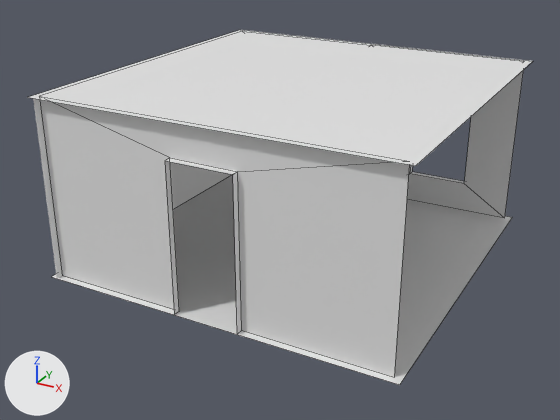
The FBX model Assets/Models/RoomGrayboxes/roomGrayboxesv1.1.fbx, before and after one commit.
The view is the same before and after, from a 50 mm lens placed at (4.69, -9.15, 5.06), pointed at (-0.14, -0.36, 0.67). The lights are fixed; the arrows at lower left show +X, +Y and +Z. Mesh edges are drawn as thin lines on the coarser meshes.

Names of what the first picture shows: 'Ceiling', 'Corner', 'Floor', 'Wall', 'WallDoor', 'WallWindows'.
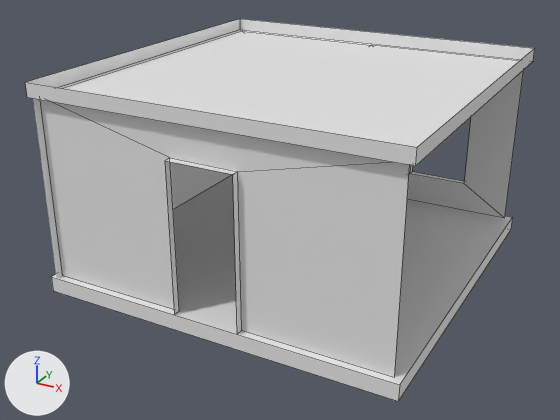
What changed in the scene script:
```text
Change me_plane_002:
    where me_plane_002.from_pydata(...)  # 4 vertices, 1 face; spans x -2.5..2.5, y -2.5..2.5, z 2.5
    used by ob_ceiling; location = (0.0, 0.0, 0.0)
    verts and faces of me_plane_002; kept vertices keep their numbers, new ones are numbered from 4
    before: 0 (-2.5, 2.5, 2.5) at pixel (240, 29), 1 (-2.5, -2.5, 2.5) at pixel (27, 97), 2 (2.5, 2.5, 2.5) at pixel (533, 61), 3 (2.5, -2.5, 2.5) at pixel (415, 165)
    me_plane_002 part 1
    add for new, old in zip([*range(4, 8)], [*range(0, 4)]): verts[new] = verts[old] + (0.0, 0.0, 0.19)
    add faces += [(0, 4, 6, 2), (1, 3, 7, 5), (2, 6, 7, 3), (0, 1, 5, 4)]
Change me_plane_003:
    where me_plane_003.from_pydata(...)  # 4 vertices, 1 face; spans x -2.5..2.5, y -2.5..2.5, z 0.0
    used by ob_floor; location = (0.0, 0.0, 0.0)
    verts and faces of me_plane_003; kept vertices keep their numbers, new ones are numbered from 4
    before: 0 (-2.5, 2.5, 0.0), 1 (-2.5, -2.5, 0.0) at pixel (51, 276), 2 (2.5, 2.5, 0.0) at pixel (512, 217), 3 (2.5, -2.5, 0.0) at pixel (399, 384)
    me_plane_003 part 2
    add for new, old in zip([*range(4, 8)], [*range(0, 4)]): verts[new] = verts[old] + (0.0, 0.0, -0.22)
    add faces += [(1, 5, 7, 3), (0, 2, 6, 4), (2, 3, 7, 6), (0, 4, 5, 1)]
```

What differs and where, as boxes [x1, y1, x2, y2] in the pictures (560 x 420 px):
'Ceiling', reshaped (8% taller): before [28, 30, 532, 166]; after [25, 19, 535, 166]
'Floor', reshaped (8% taller): before [52, 174, 512, 385]; after [51, 174, 512, 401]
part 1 of me_plane_002, added: after [25, 19, 535, 166]
part 2 of me_plane_003, added: after [51, 219, 512, 401]
